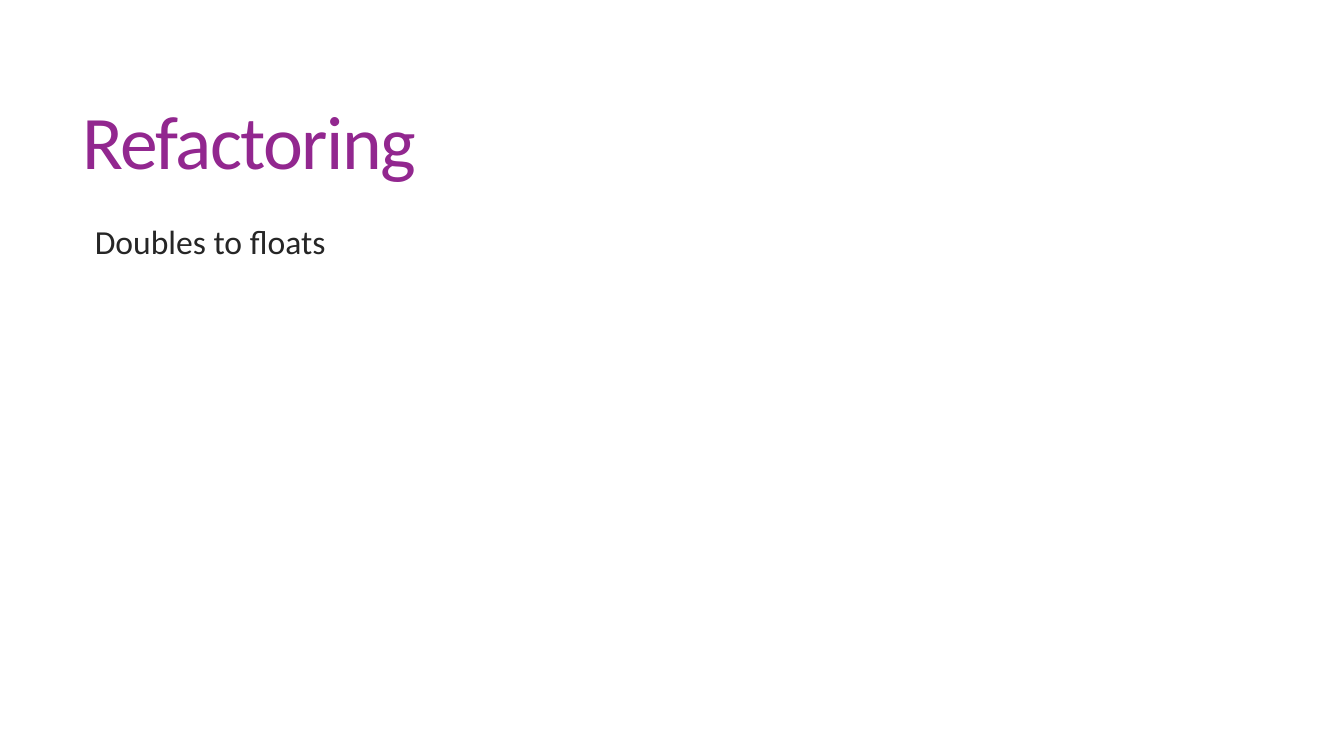
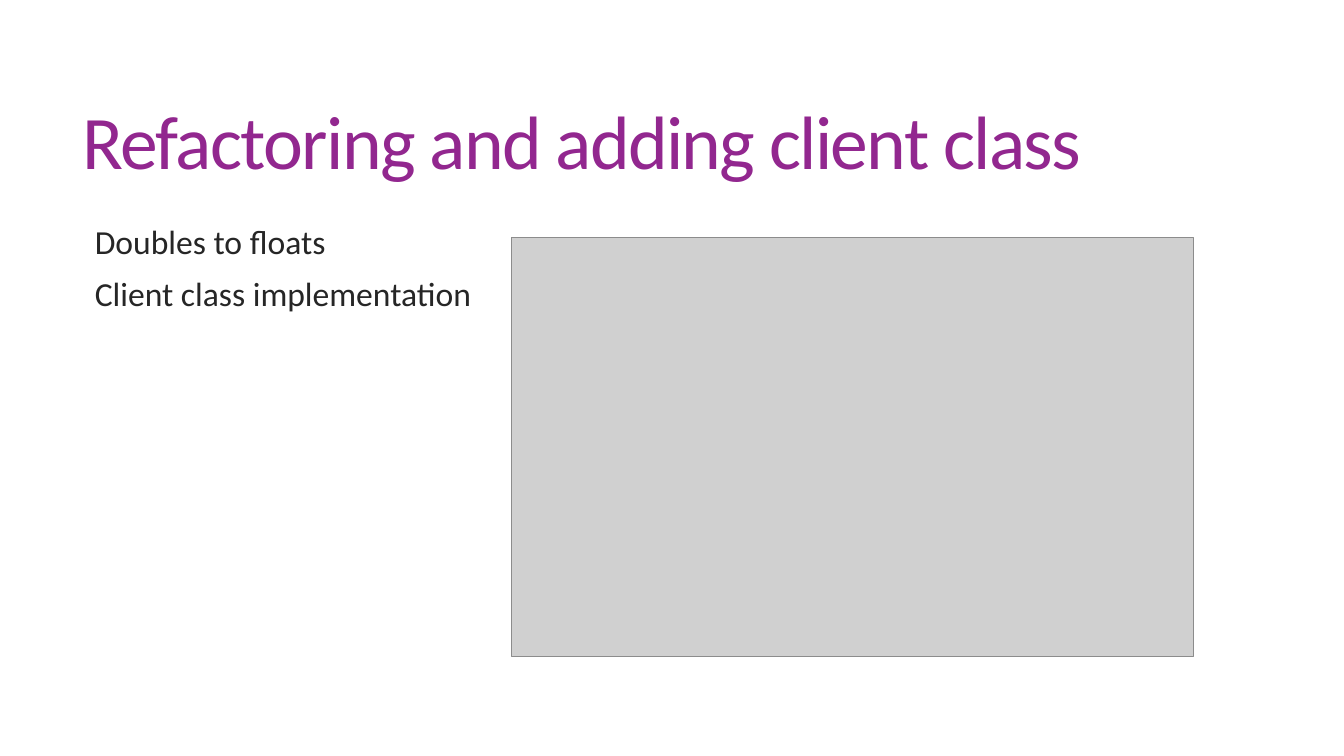
Before and after one commit to RishiChavda/MSTE, a slide deck: slide 8 of MTSE.pptx (slide 11 before the commit). Drawn at 1344x756 pixels with LibreOffice and Linux fonts; fonts in the diff are those of the drawing; grey boxes stand for pictures. Boxes give left, top, right and bottom in pixels: in the first picture for what was removed or moved away, otherwise in the second. Text is boxed around its words. In the diff, an @@ line names an element or a change of style, - is before the commit and + after.

```diff
--- a/MTSE.pptx
+++ b/MTSE.pptx
@@ title at [83,116,1081,182]: text changed @@
-Refactoring
+Refactoring and adding client class
@@ picture added at [512,238,1194,657] @@
@@ text at [95,282,471,312]: paragraph added @@
+  Client class implementation
```
Also in this commit, not shown: 3 other slides changed, 6 slides added, 1 slide removed.
